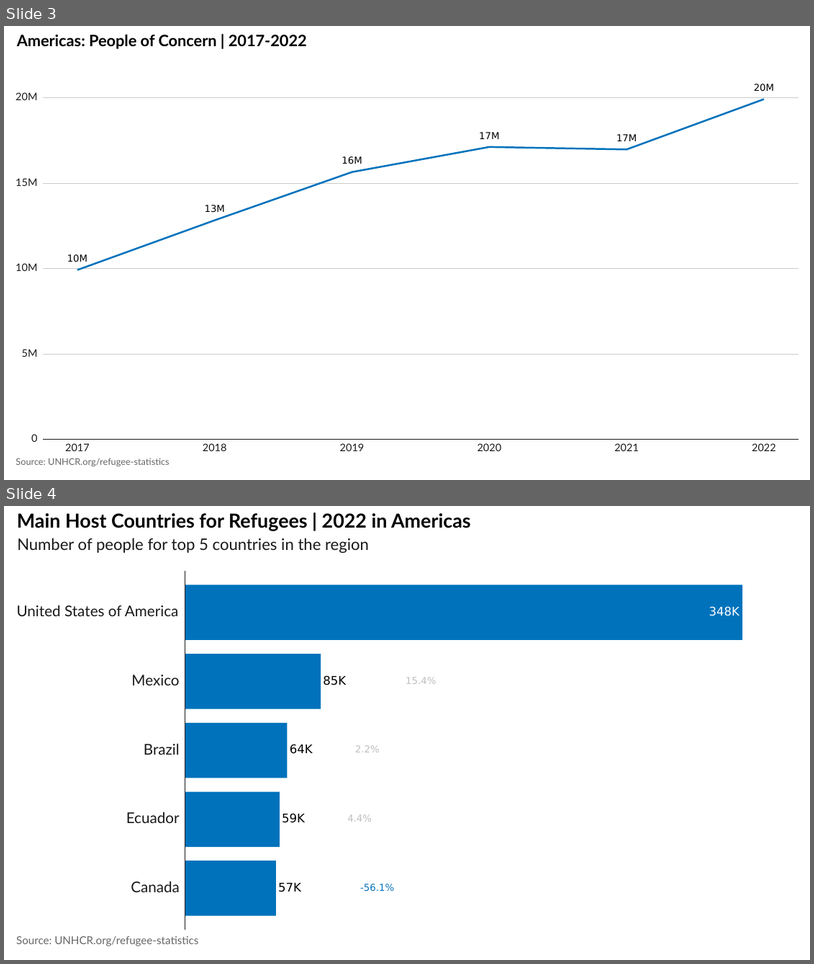
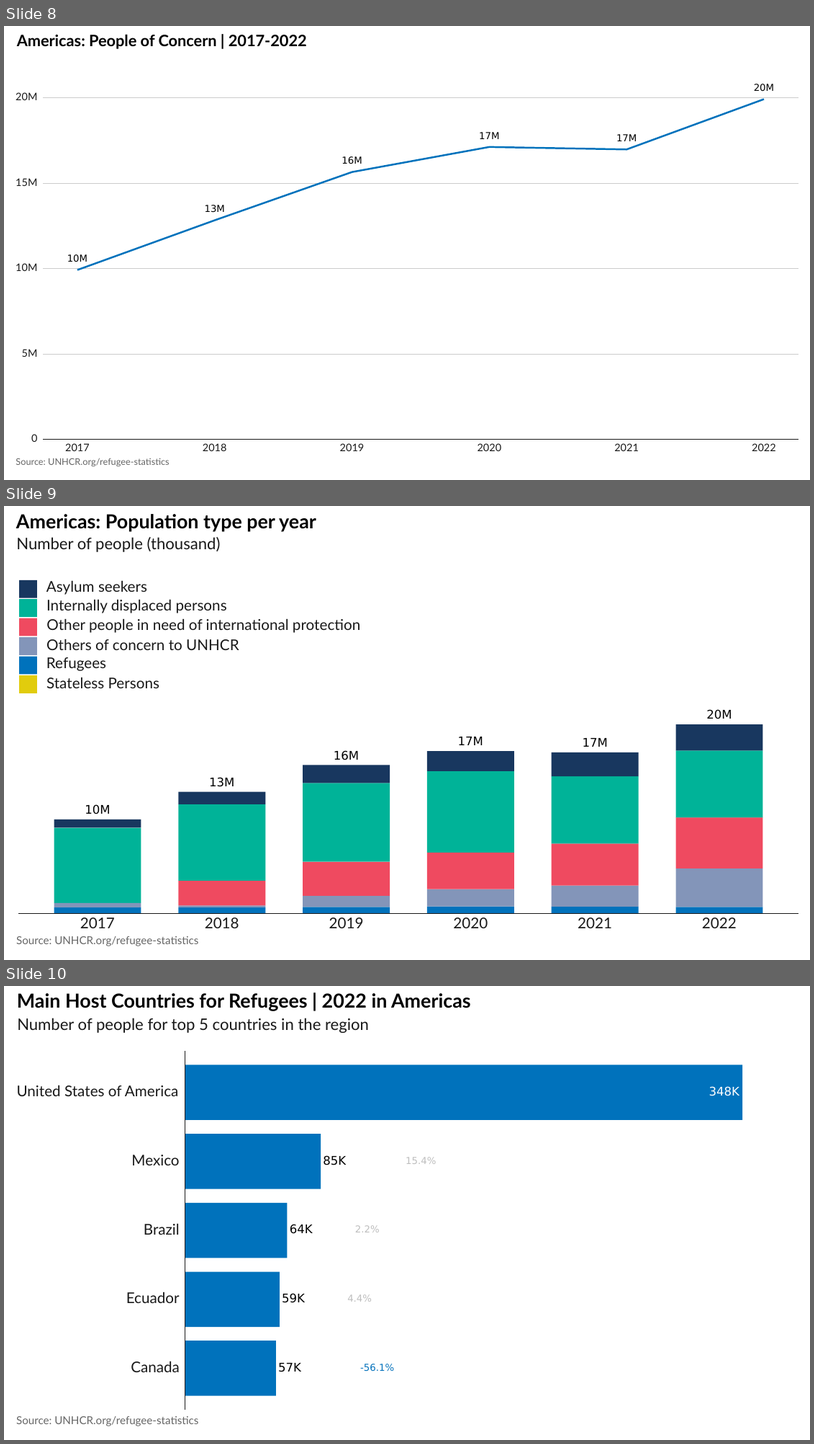
Before and after one commit to Edouard-Legoupil/unhcrdatapackage, a slide deck: inst/rmarkdown/templates/regional_prez/skeleton/skeleton.pptx. Shown one above the other, each under a label of ours: slides 3 and 4 before the commit, slides 8, 9 and 10 after it. The pictures are 814x964 and 814x1444 pixels, drawn with LibreOffice and Linux fonts; fonts in the diff are those of the drawing; background and template pictures are left out. Boxes give left, top, right and bottom in pixels: in the first picture for what was removed or moved away, otherwise in the second. Text is boxed around its words. In the diff, an @@ line names an element or a change of style, - is before the commit and + after.

```diff
--- a/inst/rmarkdown/templates/regional_prez/skeleton/skeleton.pptx
+++ b/inst/rmarkdown/templates/regional_prez/skeleton/skeleton.pptx
@@ slide 9 added at [4, 506, 810, 960], background #FFFFFF; not listed: 1 template element that a slide beside it also shows @@
@@ group added at [4, 506, 810, 960]: 42 rectangles, 21 texts, 1 freeform shape @@
+10M
+13M
+16M
+17M
+17M
+20M
+2017
+2018
+2019
+2020
+2021
+2022
+Asylum seekers
+Internally displaced persons
+Other people in need of international protection
+Others of concern to UNHCR
+Refugees
+Stateless Persons
+Number of people (thousand)
+Americas: Population type per year
+Source: UNHCR.org/refugee-statistics
@@ what was slide 3 is now slide 8 @@
@@ what was slide 4 is now slide 10 @@
```
Also in this commit, not shown: 1 slide changed, 5 other slides added, 13 other files.
